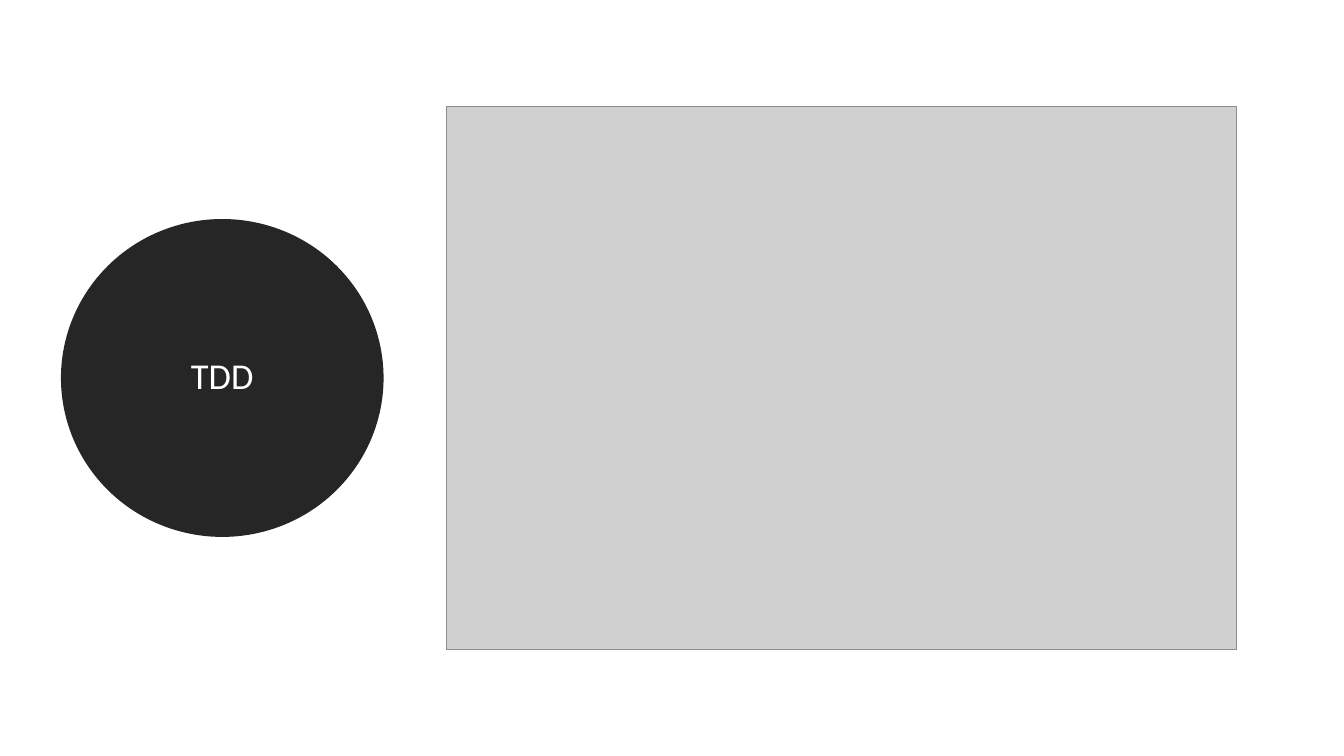
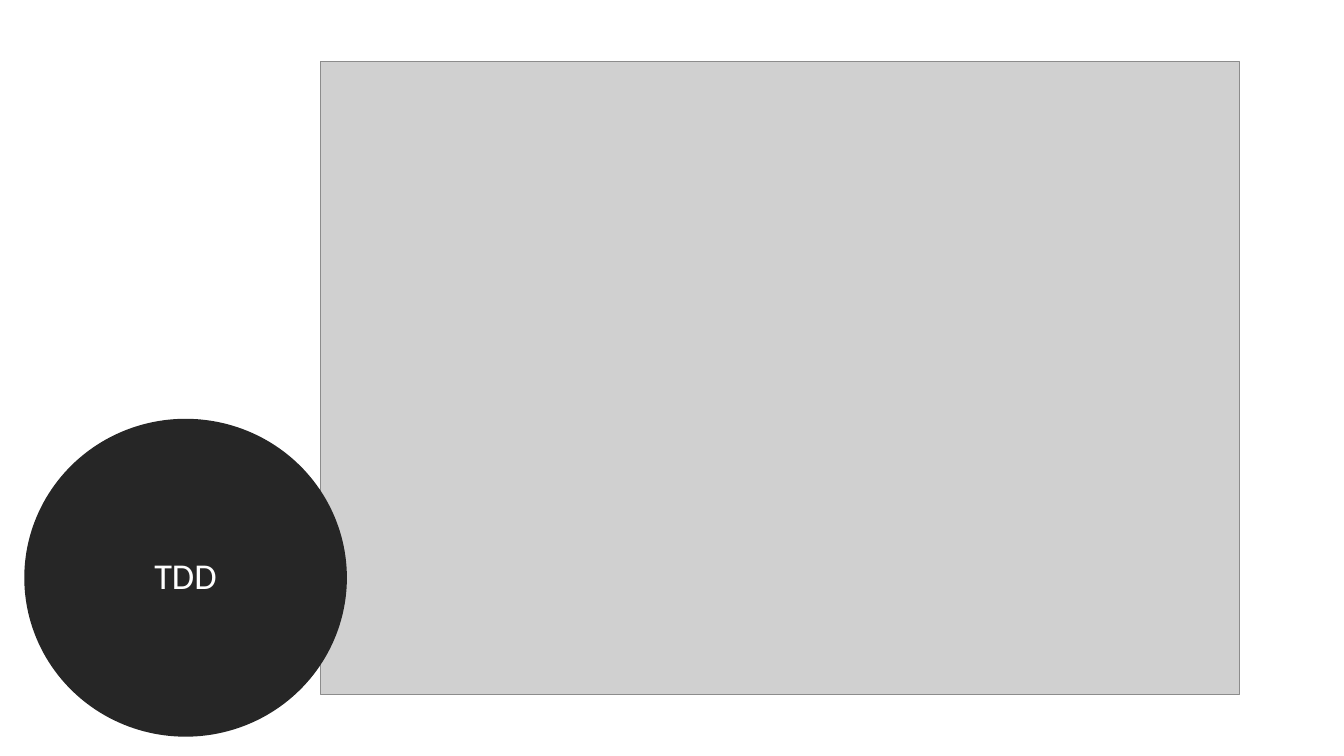
Before and after one commit to feevars/fatec4SEM, a slide deck: slide 3 of 2SEM/IES100 - Engenharia de Software I/BDD - Behavior Driven Development/apresentacao-oficial_BDD.pptx. Drawn at 1344x756 pixels with LibreOffice and Linux fonts; fonts in the diff are those of the drawing; grey boxes stand for pictures. Boxes give left, top, right and bottom in pixels: in the first picture for what was removed or moved away, otherwise in the second. Text is boxed around its words. In the diff, an @@ line names an element or a change of style, - is before the commit and + after.

```diff
--- a/2SEM/IES100 - Engenharia de Software I/BDD - Behavior Driven Development/apresentacao-oficial_BDD.pptx
+++ b/2SEM/IES100 - Engenharia de Software I/BDD - Behavior Driven Development/apresentacao-oficial_BDD.pptx
@@ picture: place and size @@
-picture at bbox=[447, 106, 1236, 649]
+picture at bbox=[321, 62, 1240, 695]
@@ ellipse "TDD": place and size @@
-ellipse "TDD" at bbox=[71, 229, 374, 527]
+ellipse "TDD" at bbox=[34, 429, 338, 727]
```
Also in this commit, not shown: 6 other slides changed, 1 slide added, 1 slide removed.
